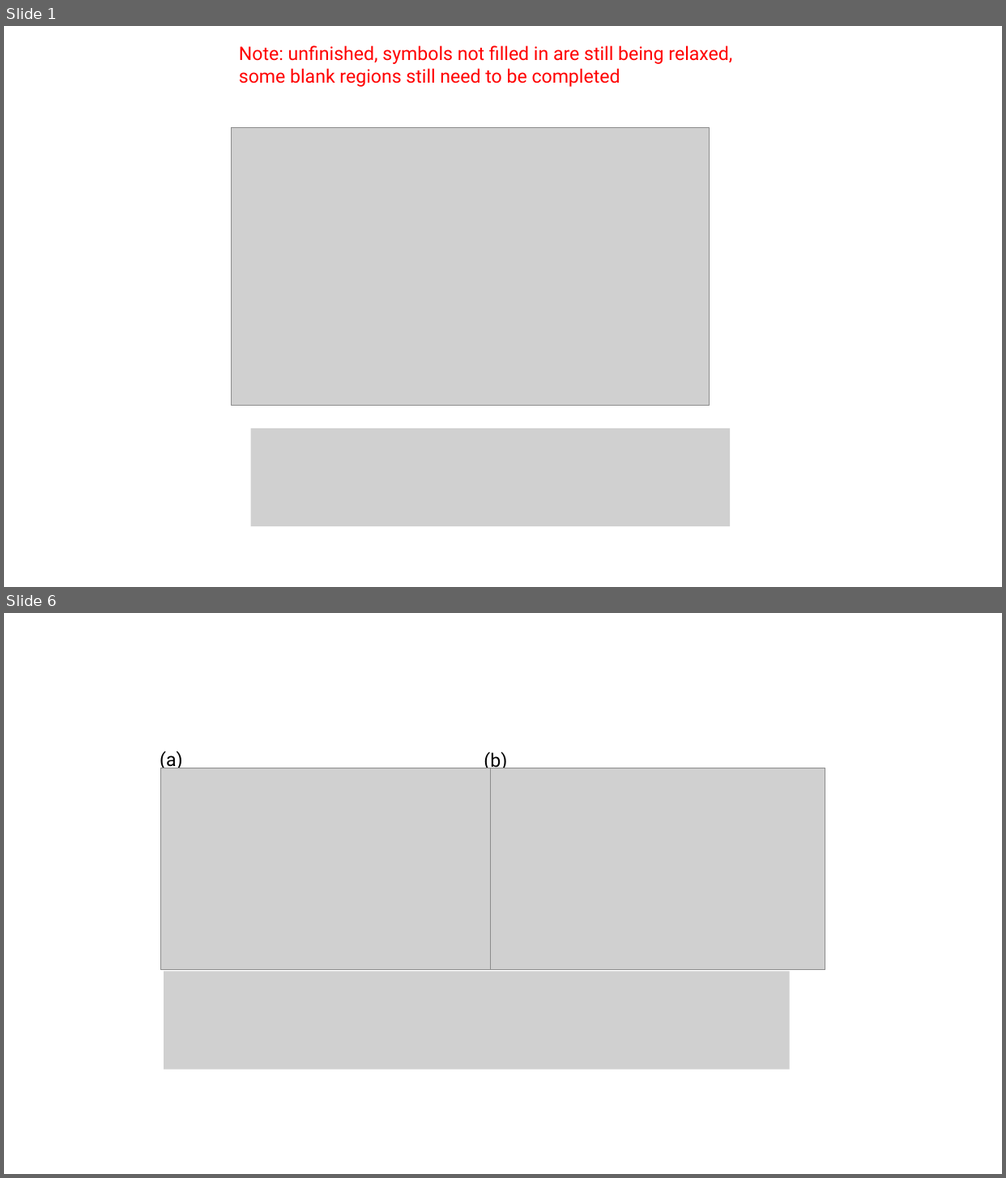
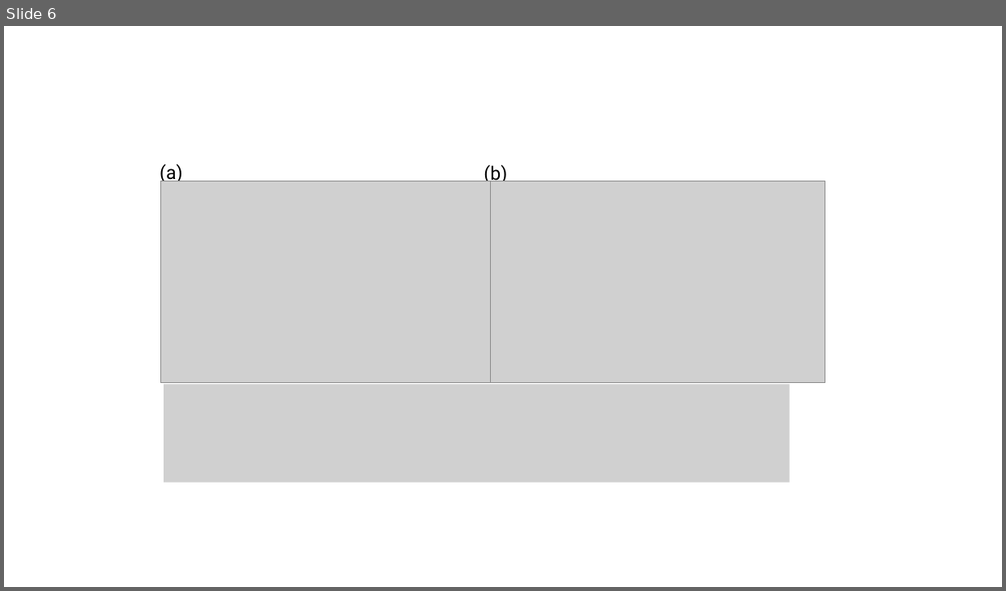
Before and after one commit to tyokokur/presentations, a slide deck: SYSG3_paper.pptx. Shown one above the other, each under a label of ours: slides 1 and 6 before the commit, slide 6 after it; the slides between them are not shown. The pictures are 1006x1178 and 1006x591 pixels, drawn with LibreOffice and Linux fonts; fonts in the diff are those of the drawing; grey boxes stand for pictures. Boxes give left, top, right and bottom in pixels: in the first picture for what was removed or moved away, otherwise in the second. Text is boxed around its words. In the diff, an @@ line names an element or a change of style, - is before the commit and + after.

```diff
--- a/SYSG3_paper.pptx
+++ b/SYSG3_paper.pptx
@@ slide 1 removed at (4,26,1002,587), background #FFFFFF @@
@@ text removed at (239,45,732,87) @@
-Note: unfinished, symbols not filled in are still being relaxed, some blank regions still need to be completed
@@ picture removed at (232,128,710,406) @@
@@ picture removed at (251,429,731,527) @@
```
Also in this commit, not shown: 3 slides changed, 2 slides added, 1 other slide removed.
